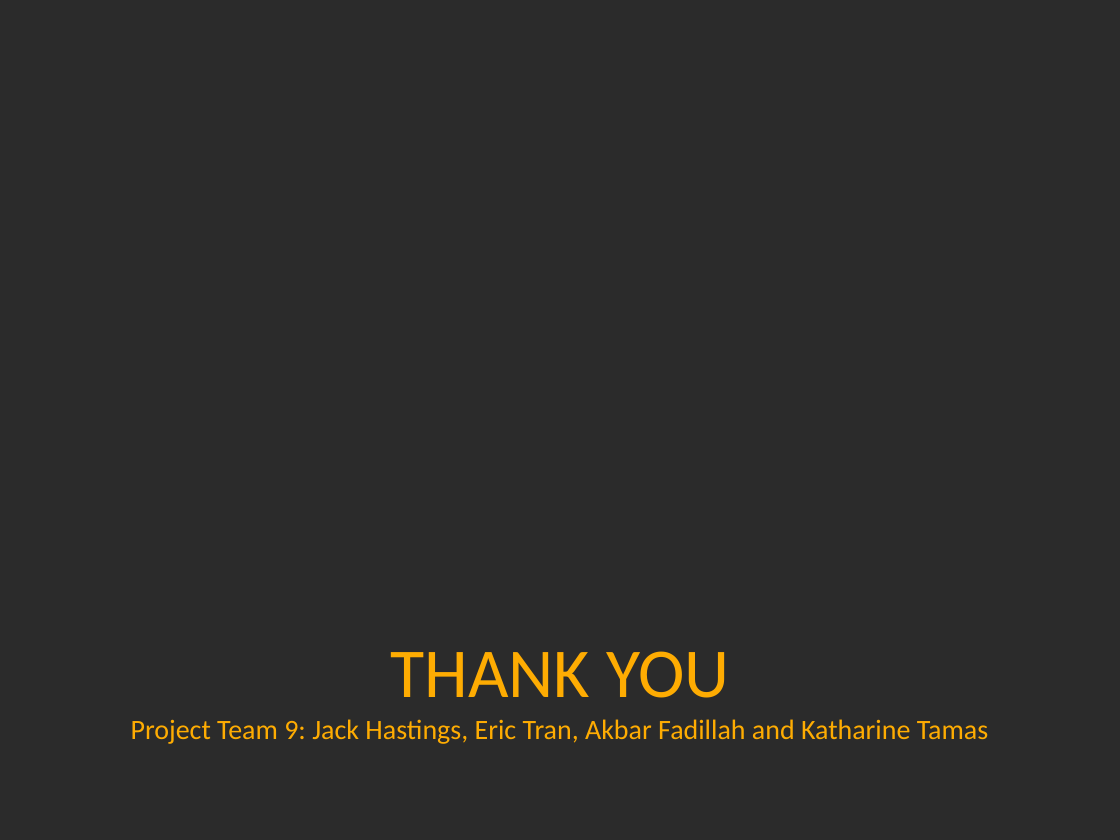
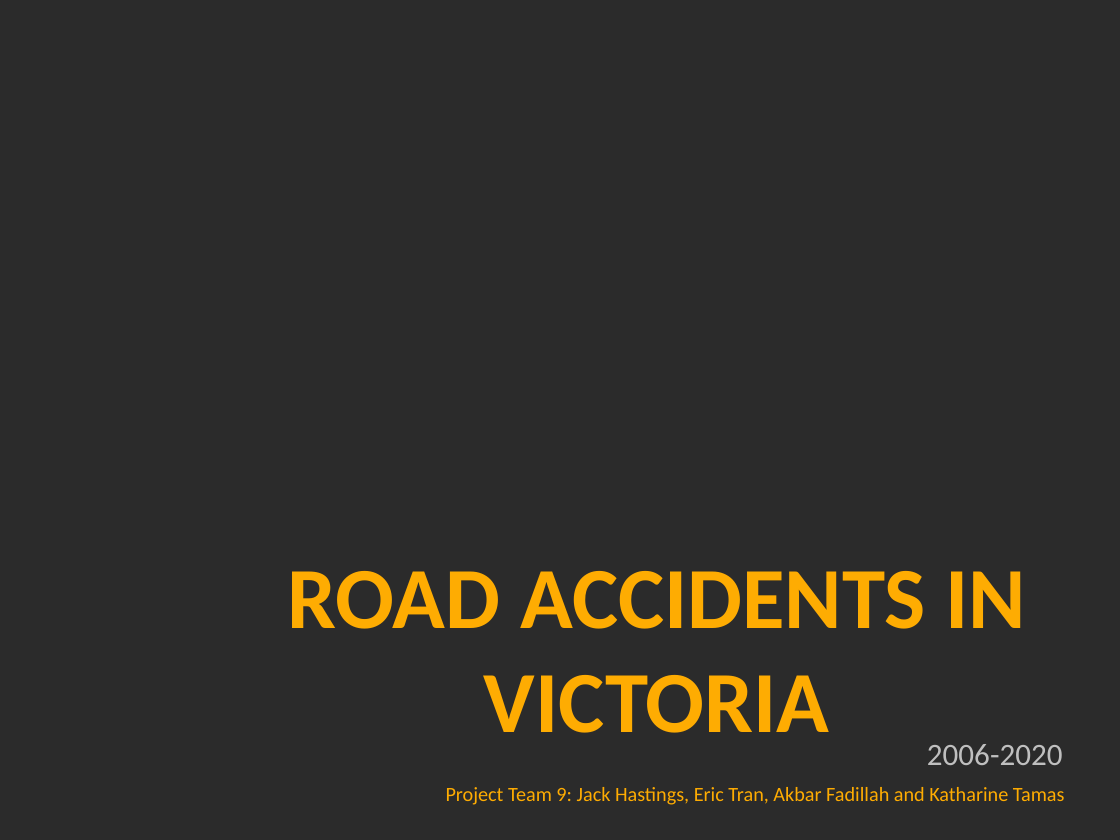
Before and after one commit to EricTran99/group-project-3, a slide deck: slide 1 of Presentation/Victoria Car Accident - Group 9 Project 3 Presentation.pptx (slide 6 before the commit). Drawn at 1120x840 pixels with LibreOffice and Linux fonts; fonts in the diff are those of the drawing; background and template pictures are left out; a plain dark background stands for a picture behind light text. Boxes give left, top, right and bottom in pixels: in the first picture for what was removed or moved away, otherwise in the second. Text is boxed around its words. In the diff, an @@ line names an element or a change of style, - is before the commit and + after.

```diff
--- a/Presentation/Victoria Car Accident - Group 9 Project 3 Presentation.pptx
+++ b/Presentation/Victoria Car Accident - Group 9 Project 3 Presentation.pptx
@@ title added at (x1=287, y1=571, x2=1027, y2=733), 56 pt, text #FEAC02, bold @@
+ROAD ACCIDENTS IN VICTORIA
@@ text added at (x1=927, y1=744, x2=1063, y2=765), 20 pt, text #BFBFBF @@
+2006-2020
@@ text "Project Team 9: Jack Hastings, ..." at (x1=446, y1=787, x2=1065, y2=805): vertical alignment middle to top @@
@@ text at (x1=446, y1=787, x2=1065, y2=805): text changed; size 18 to 13 pt @@
-THANK YOU
-Project Team 9: Jack Hastings, Eric Tran, Akbar Fadillah and Katharine Tamas
+Project Team 9: Jack Hastings, Eric Tran, Akbar Fadillah and Katharine Tamas
```
Also in this commit, not shown: 6 slides added, 5 slides removed, 10 other files.
